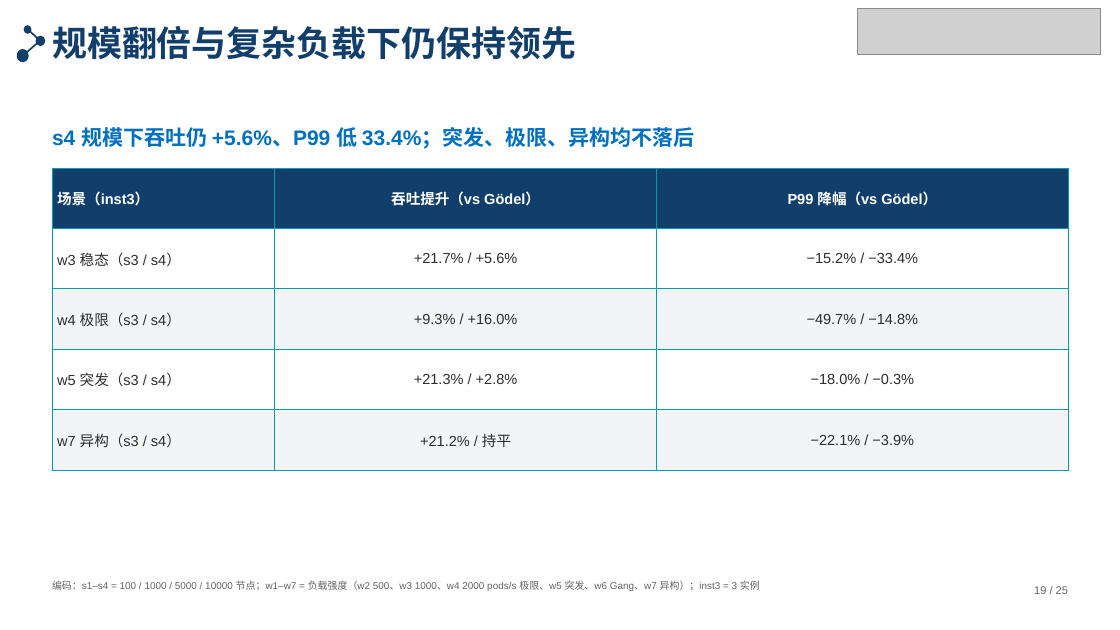
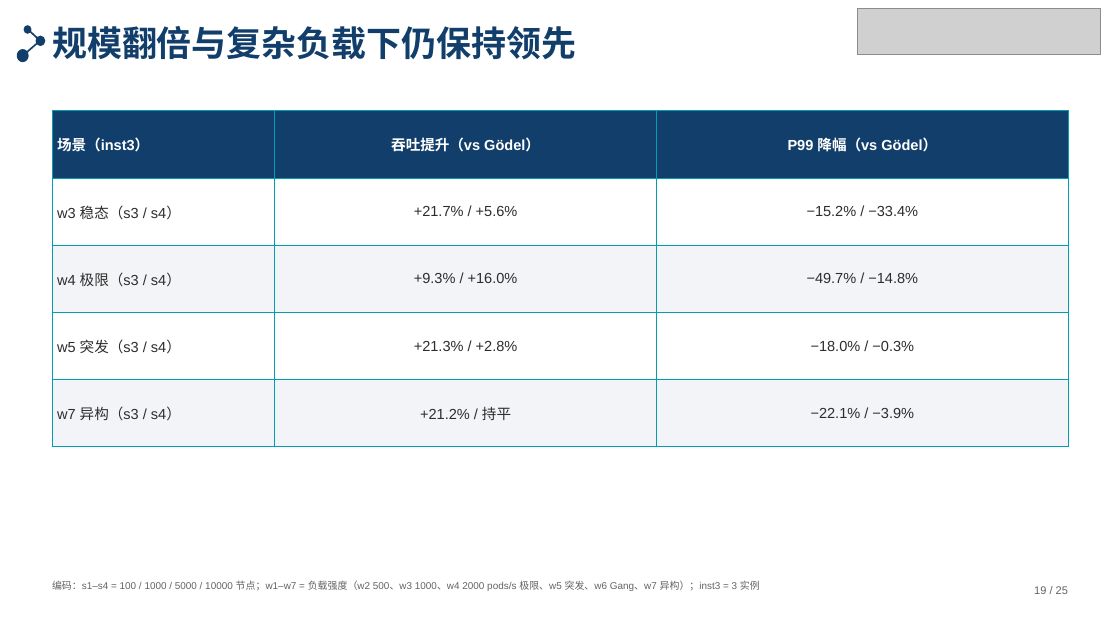
Before and after one commit to tengfei86/godel-scheduler, a slide deck: slide 19 of docs/thesis/defense/答辩PPT-北航模板版.pptx. Drawn at 1120x630 pixels with LibreOffice and Linux fonts; fonts in the diff are those of the drawing; grey boxes stand for pictures. Boxes give left, top, right and bottom in pixels: in the first picture for what was removed or moved away, otherwise in the second. Text is boxed around its words. In the diff, an @@ line names an element or a change of style, - is before the commit and + after.

```diff
--- a/docs/thesis/defense/答辩PPT-北航模板版.pptx
+++ b/docs/thesis/defense/答辩PPT-北航模板版.pptx
@@ table: place and size @@
-table at <box>52,168,1068,470</box>
+table at <box>52,111,1068,447</box>
@@ text removed at <box>52,127,694,149</box> @@
-s4 规模下吞吐仍 +5.6%、P99 低 33.4%；突发、极限、异构均不落后
```
Also in this commit, not shown: 3 other files.
